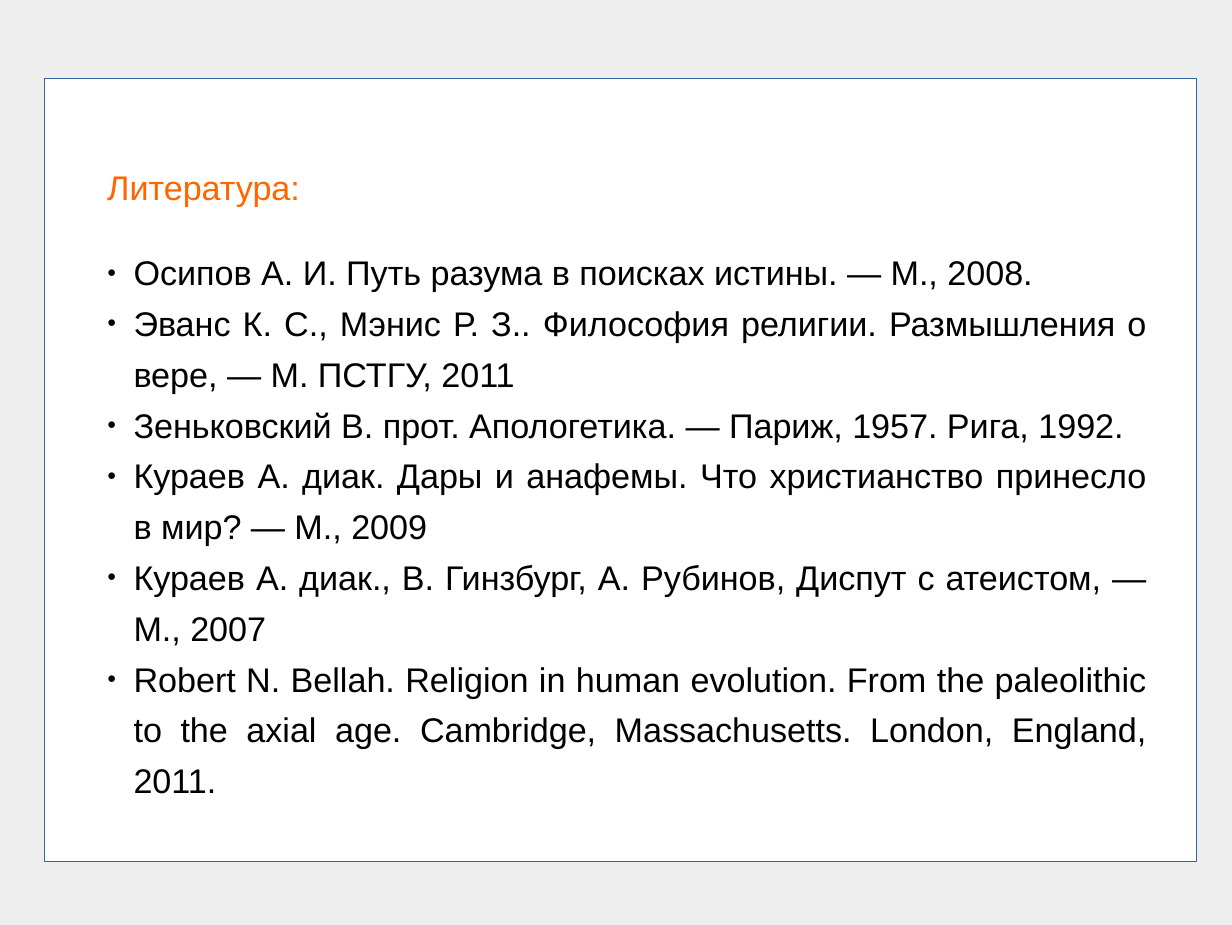
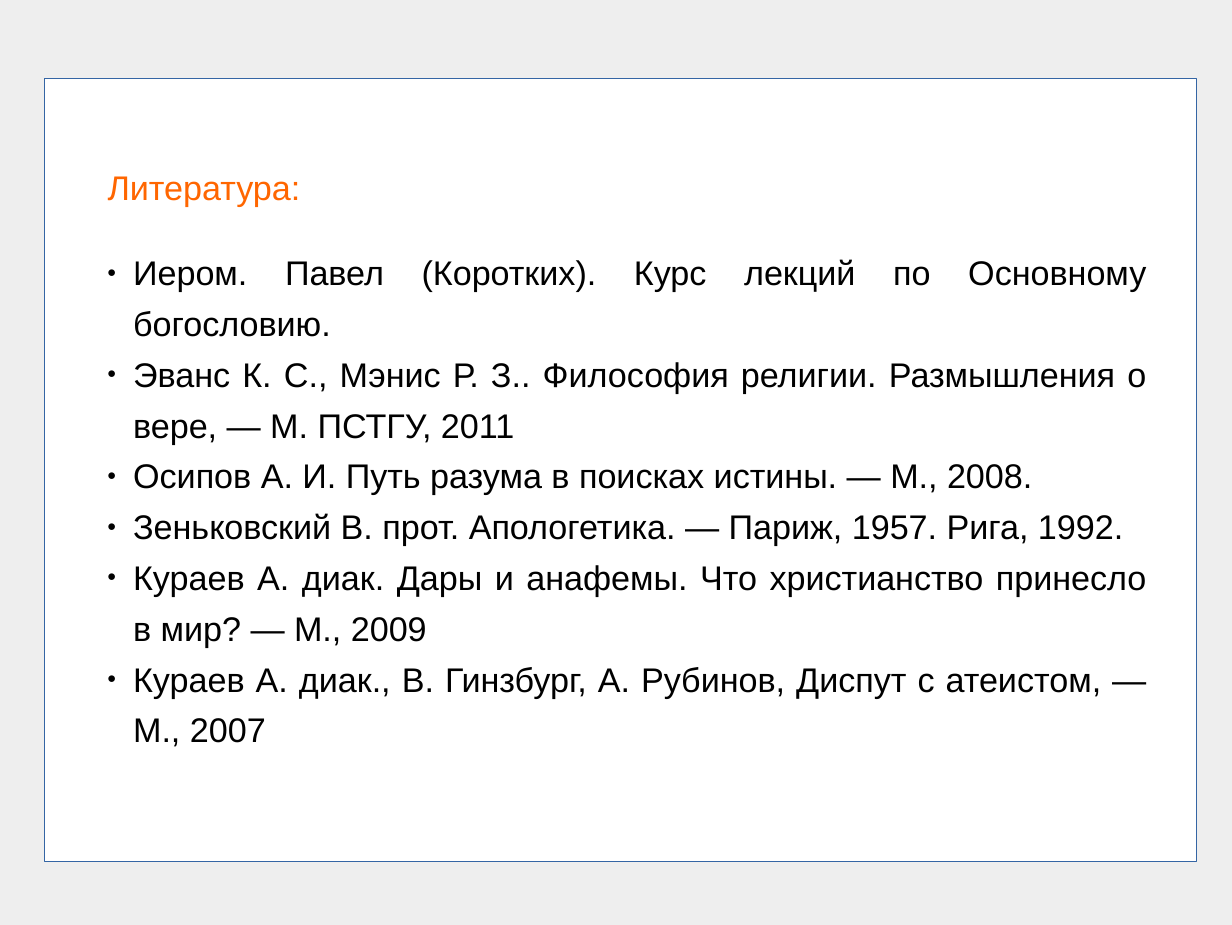
Before and after one commit to frpaul/ob, a slide deck: slide 9 of presentations/01_beginning_the_course_03.ppt (slide 10 before the commit). Drawn at 1232x925 pixels with LibreOffice and Linux fonts; fonts in the diff are those of the drawing. Boxes give left, top, right and bottom in pixels: in the first picture for what was removed or moved away, otherwise in the second. Text is boxed around its words. In the diff, an @@ line names an element or a change of style, - is before the commit and + after.

```diff
--- a/presentations/01_beginning_the_course_03.ppt
+++ b/presentations/01_beginning_the_course_03.ppt
@@ text at box(108, 176, 1147, 747): indent changed @@
@@ text at box(133, 259, 1146, 444): paragraphs added @@
+● Иером. Павел (Коротких). Курс лекций по Основному богословию.
+● Эванс К. С., Мэнис Р. З.. Философия религии. Размышления о вере, — М. ПСТГУ, 2011
@@ text at box(134, 311, 1146, 393): paragraph removed @@
-● Эванс К. С., Мэнис Р. З.. Философия религии. Размышления о вере, — М. ПСТГУ, 2011
@@ text at box(134, 667, 1147, 794): paragraph removed @@
-● Robert N. Bellah. Religion in human evolution. From the paleolithic to the axial age. Cambridge, Massachusetts. London, England, 2011.
```
Also in this commit, not shown: 7 other slides changed, 1 slide added, 2 slides removed, 17 other files.
